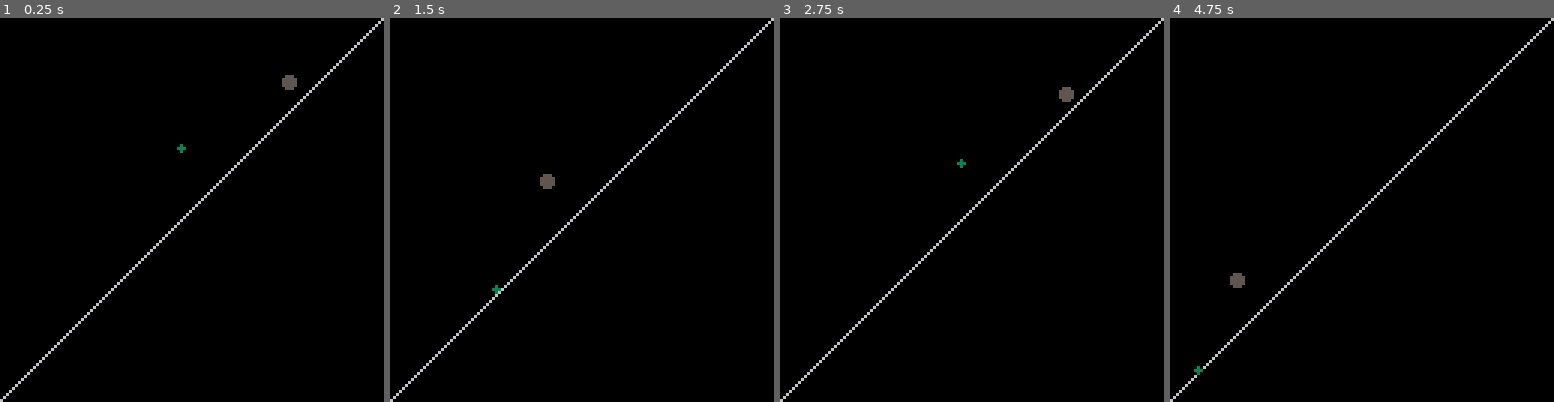
Above: before the commit, frames 1-4 (left to right).
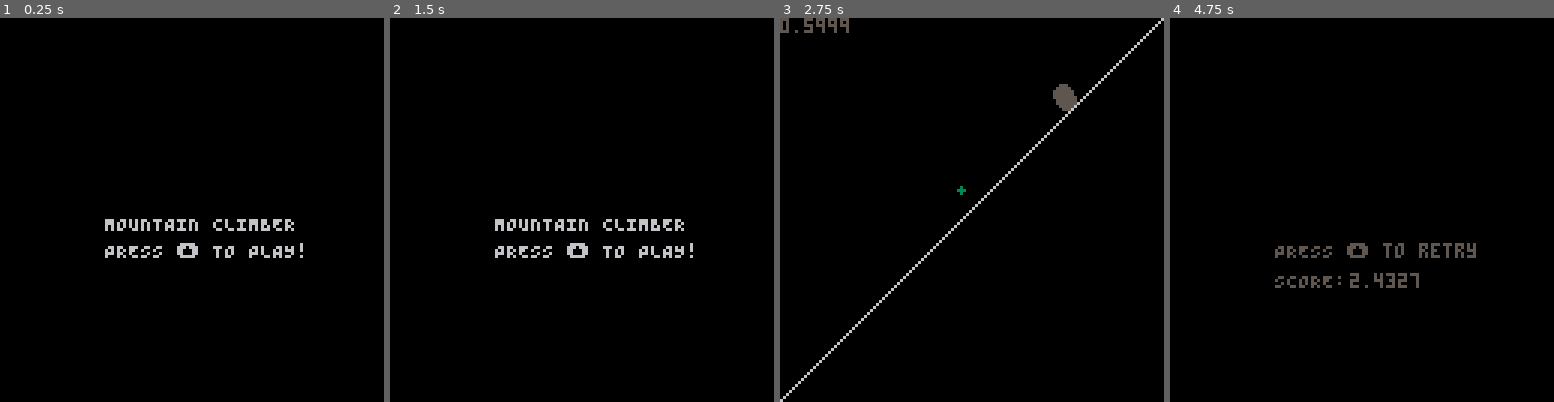
Above: after the commit, the same moments.

Repository: RIDENTEM/oneButtonJam2019
Game: PICO-8 cartridge one_button.p8
The game is run twice, just before and just after one commit, with the same random seed, the same clock (stepped at 60 frames per second) and the same inputs.
Inputs:
- Up to frame 1 (0.25 s): no input
- Up to frame 2 (1.5 s): no input
- Up to frame 3 (2.75 s): hold Up 2.15-2.42 s
- Up to frame 4 (4.75 s): hold Up from 4.73 s (still down)

The runs differ from the first frame. In frame 1, 2.3% of the frame differs, in the area x 0-100%, y 0-100%; in frame 2, 2.3%; in frame 3, 0.6%; in frame 4, 2.2%.

Commit message:
Finished the game and made some last minute changes to the score and respawning. This should be the final commit I need to make

Diff:
--- a/one_button.p8
+++ b/one_button.p8
@@ -8,26 +8,30 @@
 lx2=127
 ly2=0
 
-obstacle= {ox=0,oy=0,ovx=0,ovy=g}
+ob1= {ox=0,oy=0,ovx=0,ovy=g}
+ob2= {ox=0,oy=0,ovx=0,ovy=g}
+obstacles={ob1,ob2}
 
-obstacles={}
 
-first_jump_avail = false
-double_jump_avail = false
+ended=false
 start=true
 jumping = false
+score=0
 
-function bounce()
-print("bounce")
-obstacle.ovx-=rnd(0.7,1)
-obstacle.ovy-=rnd(2,2.5)
+function bounce(o)
+--o.ovy=0
+o.ovx-=rnd(2.5,3.0)
+o.ovy-=rnd(2.5,4.5)
 end
 
-function respawnObstacle()
-obstacle.ox=100
-obstacle.oy=10
-obstacle.ovx=-0.5
-obstacle.ovy=1
+function respawnObstacle(o)
+a=0
+a+=5
+o.ox=100+a
+o.oy=10
+o.ovx=-0.5
+o.ovy=0.1
+
 end
 
 
@@ -35,47 +39,52 @@
 grounded = false
 g=0.1
 pvelocity= {pvx=0,pvy=g}
-respawnObstacle()
+ for o in all (obstacles) do
+respawnObstacle(o)
+end
 end
 
-dSize=4
-
-shrink=0.2
 function _draw()
-
 cls()
 
---draw mountain
-line(lx1,ly1,lx2,ly2,6)
---[[for j=0, 127 do
- for i=0,127 do
-  if(pget(i,j)==6) then
-  pset(i+1,j,6)
-  end
+--main menu
+if(start) then
+print("MOUNTAIN CLIMBER",35,66)
+print("PRESS ⬆️ TO PLAY!",35,75)
+end
+if(ended) print("PRESS ⬆️ to retry", 35, 75) print("SCORE: ",35,85) print(score,60,85)
+
+if(start==false and ended==false)
+then
+ print(score)
+ --draw mountain
+ line(lx1,ly1,lx2,ly2,6)
+ --Player here
+ circfill(px,py, 1,3)
+--Obstacle here
+ for o in all (obstacles) do
+ circfill(o.ox,o.oy,3,5)
  end
-end--]]
-
---Player here
-circfill(px,py, 1,3)
-
-if(dSize<=0) dSize=4
---circfill(px+2,py-2,dSize-shrink,4)
-
---Obstacle here
-circfill(obstacle.ox,obstacle.oy,2,5)
-
+ end
 end
 
 function _update()
- --dSize-=shrink
- _input()
-if(grounded ==false) updatePlayerMovement()
-if(obstacle.ox<=0) respawnObstacle()
-updateObstacleMovement()
-if(px < 10 or py>127) respawn()
-check_collision(true,px,py)
-check_collision(false,obstacle.ox,obstacle.oy)
-if(grounded) slide()
+  _input()
+ if(start==false and ended==false)
+ then
+   score+=1/30
+
+   if(grounded ==false) updatePlayerMovement()
+   if(grounded) slide()
+   updateObstacleMovement()
+   if(px < 10 or py>127) died()
+   check_collision(true,px,py)
+   for o in all (obstacles) do
+    if(o.ox+o.oy>=123) o.ovy=0 bounce(o)
+    check_collision(false,o.ox,o.oy)
+    if(o.ox<=0) respawnObstacle(o)
+   end
+  end
 end
 
 function updatePlayerMovement()
@@ -85,36 +94,40 @@
 end
 
 function updateObstacleMovement()
-obstacle.ovy+=g
-obstacle.ox+=obstacle.ovx
-obstacle.oy+=obstacle.ovy
-
+ for o in all (obstacles) do
+o.ovy+=g
+o.ox+=o.ovx
+o.oy+=o.ovy
+end
 end
 
 function on_grounded()
 start=false
  grounded=true
  pvelocity.pvx=0
+ pvelocity.pvy=0
 end
 
 function on_ungrounded()
+ py-=4
  grounded=false
  jumping=true
 end
 
+function died()
+ended=true
+end
+
 --Update this to work for obstacles
 function check_collision(isPlayer,x,y)
-
  if(isPlayer and x+y>=125)on_grounded()
-if(isPlayer==false and x+y>=124) bounce()
---Something wrong with this
-if(isPlayer==false and ((px>x-4 and px<x+4)and (py>y-4 and py<y+4))) then
-respawn()
-end
+ if(isPlayer==false and((px>x-3 and px<x+3)and (py>y-3 and py<y+3))) died()
 end
 
 function _input()
-if(btnp(2)) then
+ if(btnp(2) and start) start=false
+ if(btnp(2)and ended) respawn()
+if(btnp(2)and grounded) then
 on_ungrounded()
   jump()
   end
@@ -133,12 +146,17 @@
 end
 
 function respawn()
- print("getting called")
+for o in all (obstacles) do
+respawnObstacle(o)
+end
+score=0
+ended=false
  on_ungrounded()
  pvelocity.pvx=0
  pvelocity.pvy=0.5
  px=60
  py=40
+
 end
 
 
Not shown, changed: the thumbnail (__label__) section of one_button.p8
Not shown, added: ob.zip
